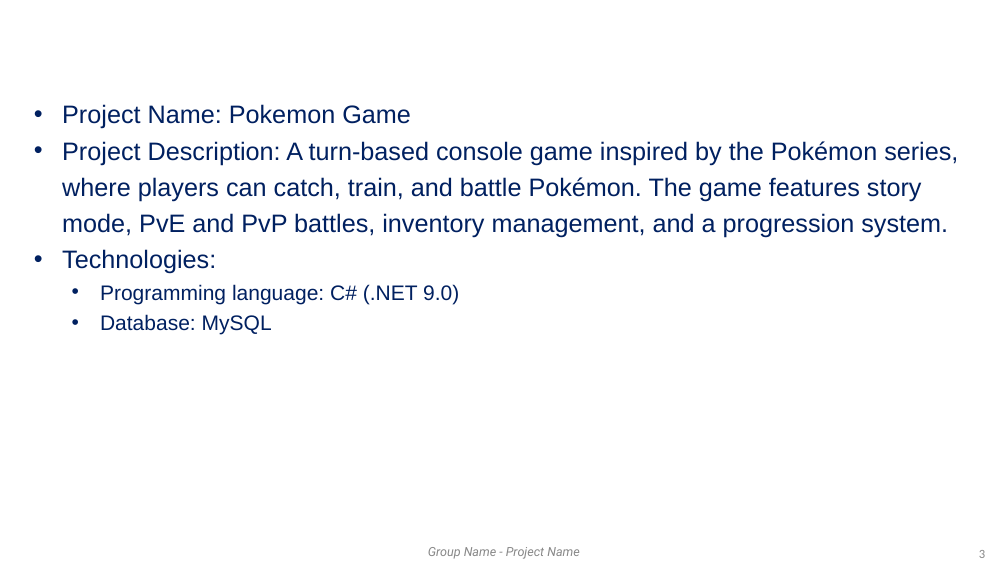
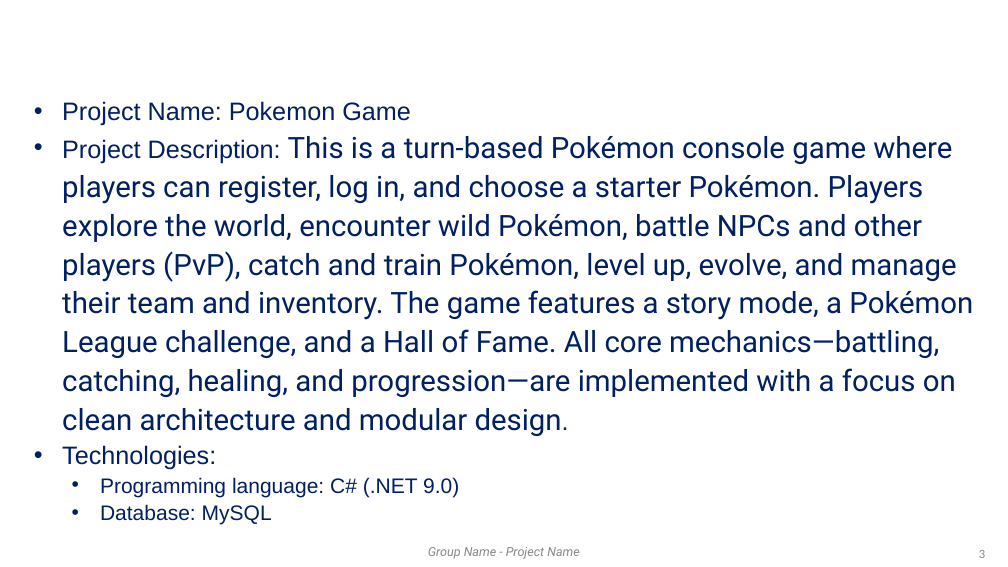
Before and after one commit to devKasumi/PokemonConsole, a slide deck: slide 3 of TurnBasedPokemon/PokemonGame_NhaBui.pptx. Drawn at 1008x567 pixels with LibreOffice and Linux fonts; fonts in the diff are those of the drawing; background and template pictures are left out. Boxes give left, top, right and bottom in pixels: in the first picture for what was removed or moved away, otherwise in the second. Text is boxed around its words. In the diff, an @@ line names an element or a change of style, - is before the commit and + after.

```diff
--- a/TurnBasedPokemon/PokemonGame_NhaBui.pptx
+++ b/TurnBasedPokemon/PokemonGame_NhaBui.pptx
@@ text at (62, 101, 459, 525): line spacing 1.2 to 1.1 @@
@@ text at (62, 136, 973, 436): text changed; size 24 to 28 pt; font Arial to Roboto @@
-• Project Description: A turn-based console game inspired by the Pokémon series, where players can catch, train, and battle Pokémon. The game features story mode, PvE and PvP battles, inventory management, and a progression system.
+• Project Description: This is a turn-based Pokémon console game where players can register, log in, and choose a starter Pokémon. Players explore the world, encounter wild Pokémon, battle NPCs and other players (PvP), catch and train Pokémon, level up, evolve, and manage their team and inventory. The game features a story mode, a Pokémon League challenge, and a Hall of Fame. All core mechanics—battling, catching, healing, and progression—are implemented with a focus on clean architecture and modular design.
```
Also in this commit, not shown: 14 other files.
